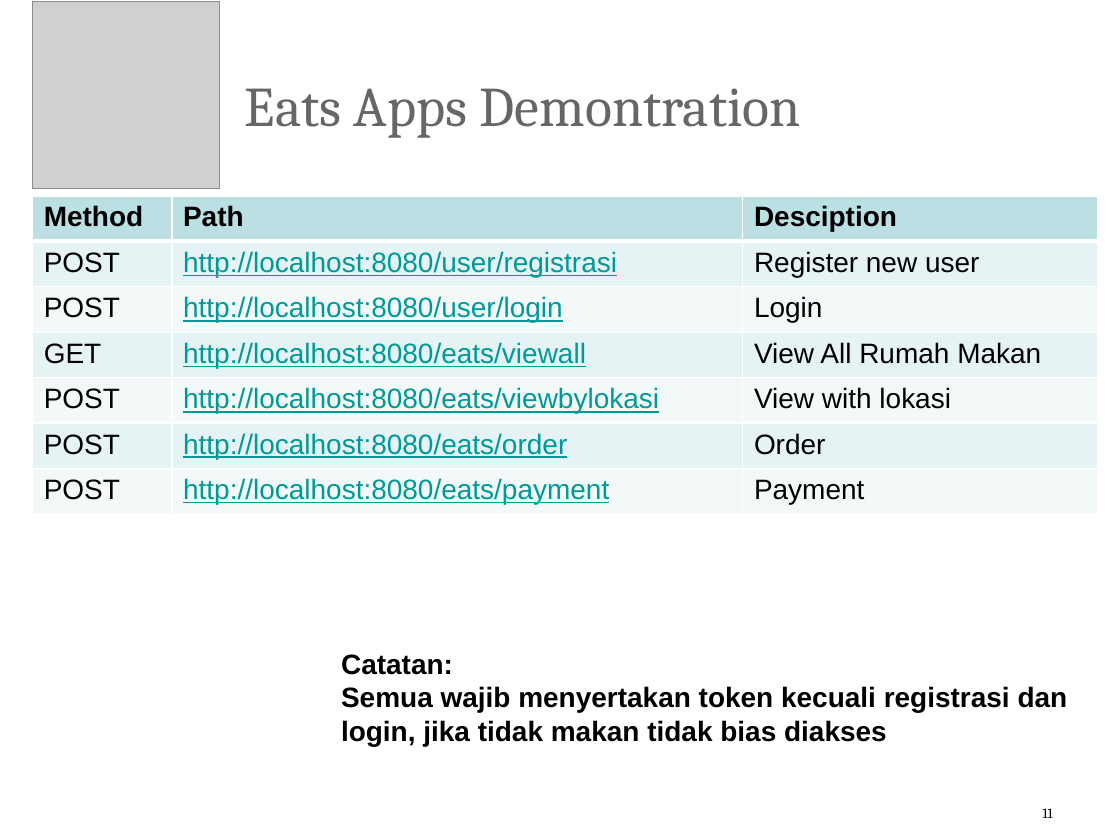
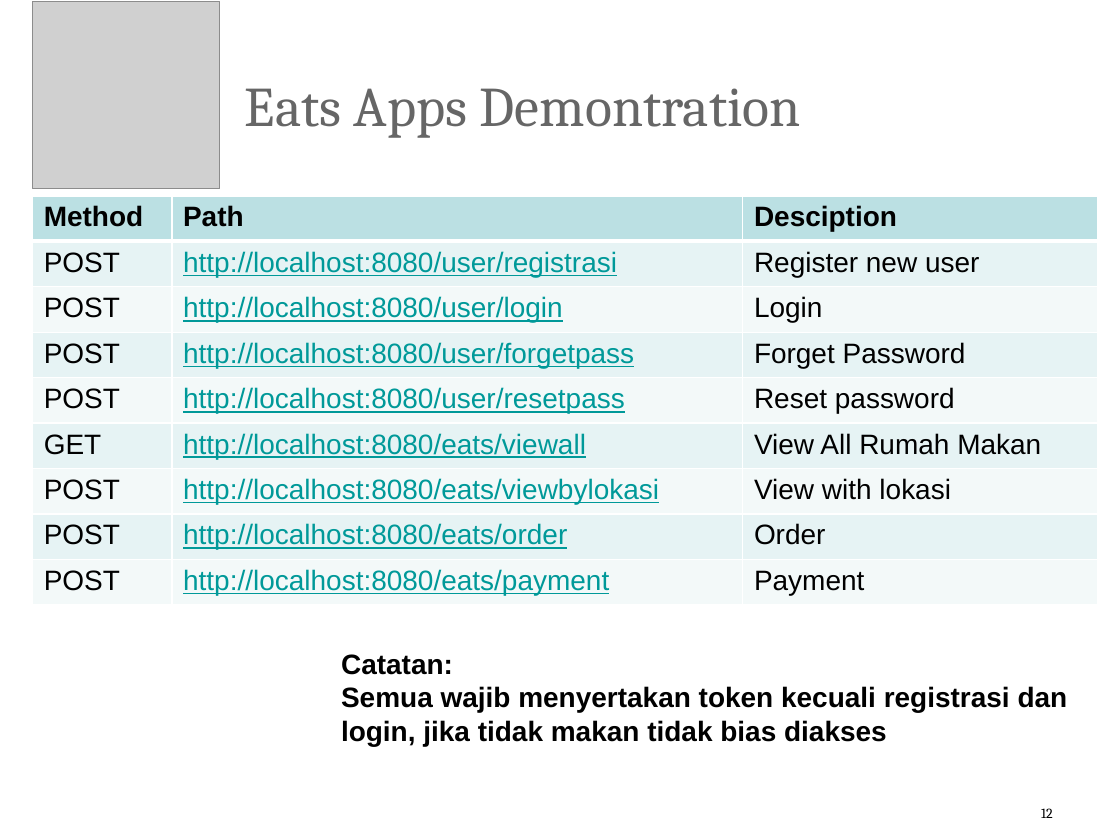
Before and after one commit to cahya93/final-project-java-backend, a slide deck: slide 12 of Final Project Backend Java.pptx (slide 11 before the commit). Drawn at 1120x840 pixels with LibreOffice and Linux fonts; fonts in the diff are those of the drawing; grey boxes stand for pictures; background and template pictures are left out. Boxes give left, top, right and bottom in pixels: in the first picture for what was removed or moved away, otherwise in the second. Text is boxed around its words. In the diff, an @@ line names an element or a change of style, - is before the commit and + after.

```diff
--- a/Final Project Backend Java.pptx
+++ b/Final Project Backend Java.pptx
@@ table at (32,196,1098,605) @@
+row 4: POST | http://localhost:8080/user/forgetpass | Forget Password
+row 5: POST | http://localhost:8080/user/resetpass | Reset password
@@ page number at (1041,808,1053,818): text changed @@
-11
+12
```
Also in this commit, not shown: 3 other slides changed, 1 slide added, 10 other files.
